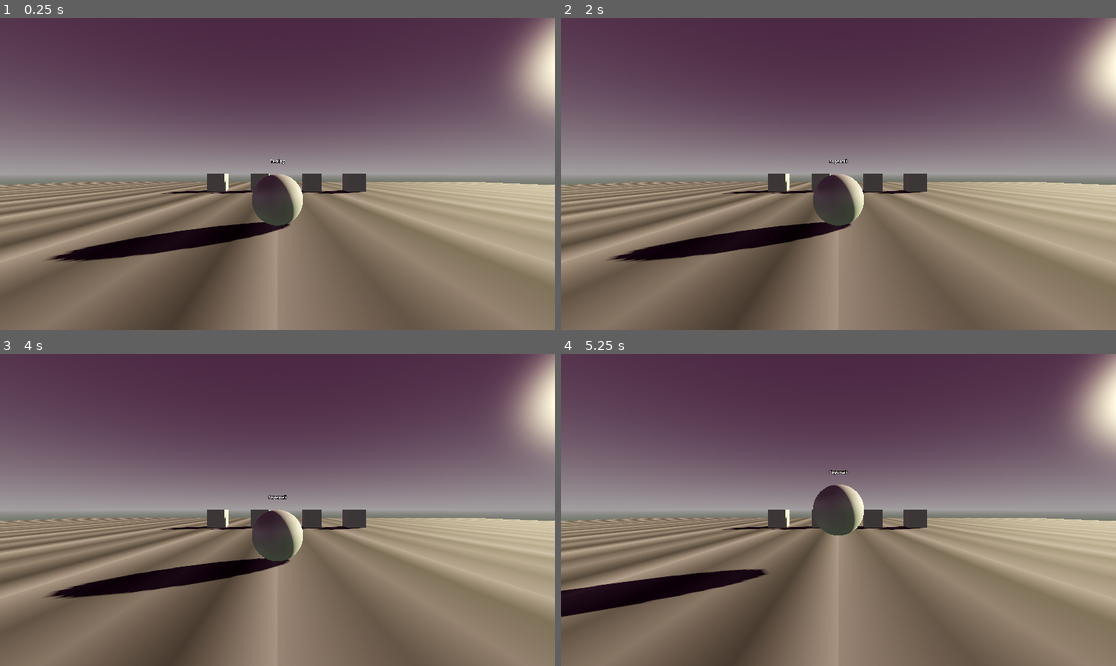
Above: before the commit, frames 1-4 (two rows, left to right).
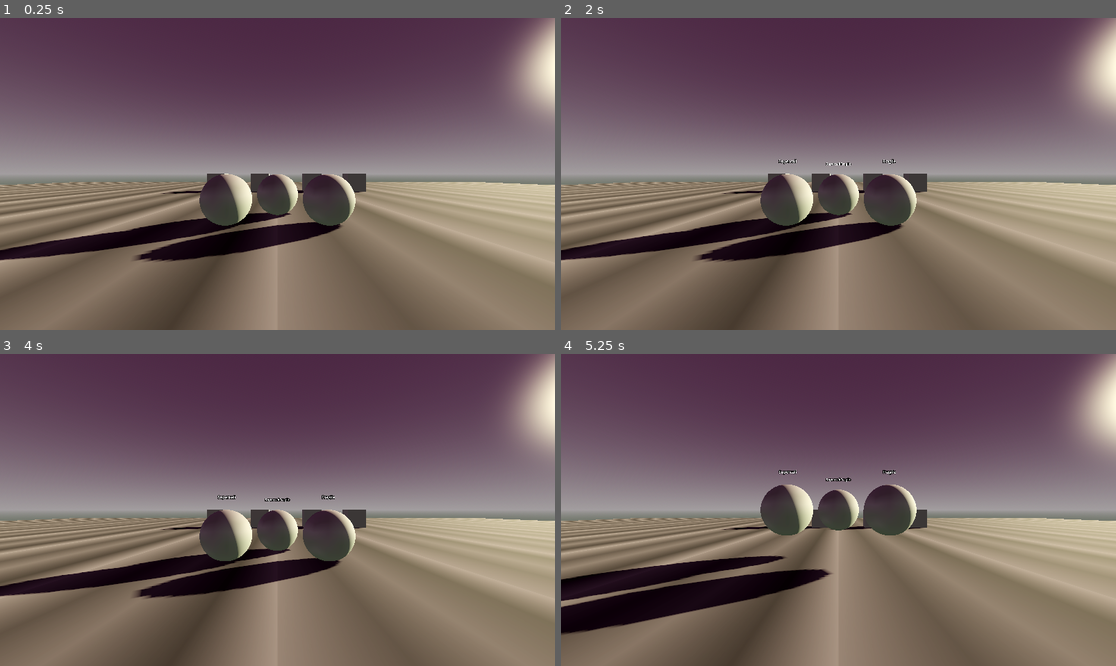
Above: after the commit, the same moments.

Repository: tarnishedmoth/Typing-On-Rails
Game: Godot game, scene res://levels/level_prototype.tscn
Two runs of this game, one before a commit and one after it. Both use one fixed random seed, a clock stepped at 60 frames per second and the inputs below. The project has no main scene, so this scene is started directly.
Inputs:
- Up to frame 1 (0.25 s): no input
- Up to frame 2 (2 s): tap Enter at 0.5 s; tap Space (ReadyToPlay) at 0.6, 1.25, 1.35 s
- Up to frame 3 (4 s): tap Space (ReadyToPlay) at 2.1, 2.85, 3.5, 3.6 s; tap Enter at 2.75 s
- Up to frame 4 (5.25 s): tap Space (ReadyToPlay) at 4.35, 5.1 s

The runs differ from the first frame. In frame 1, 6.6% of the frame differs, in the area x 0-65%, y 45-79%; in frame 2, 6.7%; in frame 3, 6.8%; in frame 4, 7.6%, in the area x 0-65%, y 37-90%.

Commit message:
Text Challenges are instantiated procedurally ; removed failure when wrong character typed

Diff:
--- a/enemy/enemy.gd
+++ b/enemy/enemy.gd
@@ -1,12 +1,18 @@
 class_name Enemy extends Node3D
 
-@export var typing_challenges:Array[TypingChallenge]
+@export_group("Prerequisites")
+@export var typing_challenge_scene:PackedScene ## Instantiated for each.
+@export var challenges_node: Node3D
+
+@export_group("Challenge")
+@export var typing_challenges_texts:Array[String]
+var typing_challenges:Array[TypingChallenge]
 var current_challenge:TypingChallenge
 
 @export var max_failures:int = 2
-
 @export var damage_range:Vector2i = Vector2i(1, 5) ## Min and max damage dealt.
 
+@export_group("Movement")
 ## How quickly the tween moves this node to the next position.
 @export var move_duration:float = 1.25
 
@@ -25,16 +31,29 @@
 var failures:int = 0
 
 var _level:Level
-
 @onready var start_position:Vector3 = position
 
 func _enter_tree() -> void:
+	if not typing_challenge_scene:
+		push_error("Scene must be assigned to export property!")
+		queue_free()
+		return
+
 	SignalBus.level_started.connect(start)
+
+	for item in typing_challenges_texts:
+		# Instantiate and setup a typing challenge scene prefab.
+		var challenge = typing_challenge_scene.instantiate()
+		challenge.text_to_enter = item
+		challenges_node.add_child(challenge)
+		challenge.hide()
+		typing_challenges.append(challenge)
 
 func _ready() -> void:
 	# Connect typing capture nodes
 	for challenge in typing_challenges:
 		challenge.completed.connect(_on_challenge_completed)
+		challenge.failed.connect(_on_challenge_failed)
 
 	# Set up timer
 	move_timer = Timer.new()
@@ -53,6 +72,7 @@
 		die()
 	else:
 		current_challenge.reset()
+		current_challenge.show()
 		current_challenge.enable_input()
 
 func die() -> void:
@@ -90,12 +110,18 @@
 	challenge.destroy()
 	next_typing_challenge()
 
-func _on_challenge_failed(challenge:TypingChallenge) -> void:
-	failures += 1
+func _on_challenge_failed(_challenge:TypingChallenge) -> void:
+	return
 
-	deal_damage(randi_range(damage_range.x, damage_range.y))
+	# Don't think I like this idea. I want to have multiple enemies on screen
+	# and the ability to type at multiple when they share characters in their text.
 
-	if not failures > max_failures:
-		challenge.reset()
-	else:
-		next_typing_challenge()
+	# Count failures and deal damage each time.
+	#failures += 1
+	#
+	#deal_damage(randi_range(damage_range.x, damage_range.y))
+	#
+	#if not failures > max_failures:
+		#challenge.reset()
+	#else:
+		#next_typing_challenge()
--- a/enemy/enemy.tscn
+++ b/enemy/enemy.tscn
@@ -1,27 +1,20 @@
 [gd_scene load_steps=4 format=3 uid="uid://v5og2k0k34wx"]
 
 [ext_resource type="Script" uid="uid://chn8ysiddjt70" path="res://enemy/enemy.gd" id="1_2mvqj"]
-[ext_resource type="Script" uid="uid://bxmpymj0vknlh" path="res://enemy/typing_display.gd" id="2_ofsxj"]
+[ext_resource type="PackedScene" uid="uid://dhig2eo2ve6vi" path="res://enemy/typing_challenge.tscn" id="2_ofsxj"]
 
 [sub_resource type="SphereMesh" id="SphereMesh_klkcg"]
 radius = 1.0
 height = 2.0
 
-[node name="Enemy" type="Node3D" node_paths=PackedStringArray("typing_challenges")]
+[node name="Enemy" type="Node3D" node_paths=PackedStringArray("challenges_node")]
 script = ExtResource("1_2mvqj")
-typing_challenges = [NodePath("TypingChallenge")]
+typing_challenge_scene = ExtResource("2_ofsxj")
+challenges_node = NodePath("Challenges")
 
 [node name="MeshInstance3D" type="MeshInstance3D" parent="."]
 mesh = SubResource("SphereMesh_klkcg")
 
-[node name="TypingChallenge" type="Node3D" parent="." node_paths=PackedStringArray("display")]
+[node name="Challenges" type="Marker3D" parent="."]
+unique_name_in_owner = true
 transform = Transform3D(1, 0, 0, 0, 1, 0, 0, 0, 1, 0, 1.5, 0)
-script = ExtResource("2_ofsxj")
-display = NodePath("Label3D")
-text_to_enter = "Supercali"
-metadata/_custom_type_script = "uid://bxmpymj0vknlh"
-
-[node name="Label3D" type="Label3D" parent="TypingChallenge"]
-billboard = 1
-no_depth_test = true
-text = "Testing"
--- /dev/null
+++ b/enemy/typing_challenge.tscn
@@ -0,0 +1,13 @@
+[gd_scene load_steps=2 format=3 uid="uid://dhig2eo2ve6vi"]
+
+[ext_resource type="Script" uid="uid://bxmpymj0vknlh" path="res://enemy/typing_display.gd" id="1_p2ljh"]
+
+[node name="TypingChallenge" type="Node3D" node_paths=PackedStringArray("display")]
+script = ExtResource("1_p2ljh")
+display = NodePath("Label3D")
+metadata/_custom_type_script = "uid://bxmpymj0vknlh"
+
+[node name="Label3D" type="Label3D" parent="."]
+billboard = 1
+no_depth_test = true
+text = "Testing"
--- a/enemy/typing_display.gd
+++ b/enemy/typing_display.gd
@@ -4,17 +4,10 @@
 signal failed(node: TypingChallenge)
 
 @export var display:Label3D # Might want to use something other than Label3D later.
-@export var text_to_enter:String
+@export var text_to_enter:String # Probably will set this procedurally, but leaving this option for hand-crafted levels.
 
 var enabled:bool = false
 var character_index:int = 0
-
-var _level:Level
-var _player:Player
-
-func _enter_tree() -> void:
-	SignalBus.level_ready.connect(_on_level_ready)
-	SignalBus.player_ready_to_play.connect(_on_player_ready_to_play)
 
 func _unhandled_key_input(event: InputEvent) -> void:
 	if enabled:
@@ -69,9 +62,3 @@
 func destroy() -> void:
 	# Some sort of visual effect
 	queue_free()
-
-func _on_level_ready(level:Level) -> void:
-	_level = level
-
-func _on_player_ready_to_play(player:Player) -> void:
-	_player = player
--- a/levels/level_prototype.tscn
+++ b/levels/level_prototype.tscn
@@ -82,4 +82,13 @@
 [node name="Entities" type="Node3D" parent="."]
 
 [node name="Enemy" parent="Entities" instance=ExtResource("3_135xi")]
-transform = Transform3D(1, 0, 0, 0, 1, 0, 0, 0, 1, 0, 1, -8)
+transform = Transform3D(1, 0, 0, 0, 1, 0, 0, 0, 1, -2, 1, -8)
+typing_challenges_texts = Array[String](["Supercali"])
+
+[node name="Enemy2" parent="Entities" instance=ExtResource("3_135xi")]
+transform = Transform3D(1, 0, 0, 0, 1, 0, 0, 0, 1, 2, 1, -8)
+typing_challenges_texts = Array[String](["Fragile", "Memoir"])
+
+[node name="Enemy3" parent="Entities" instance=ExtResource("3_135xi")]
+transform = Transform3D(1, 0, 0, 0, 1, 0, 0, 0, 1, 0, 1, -10)
+typing_challenges_texts = Array[String](["SupercaliFragile"])
